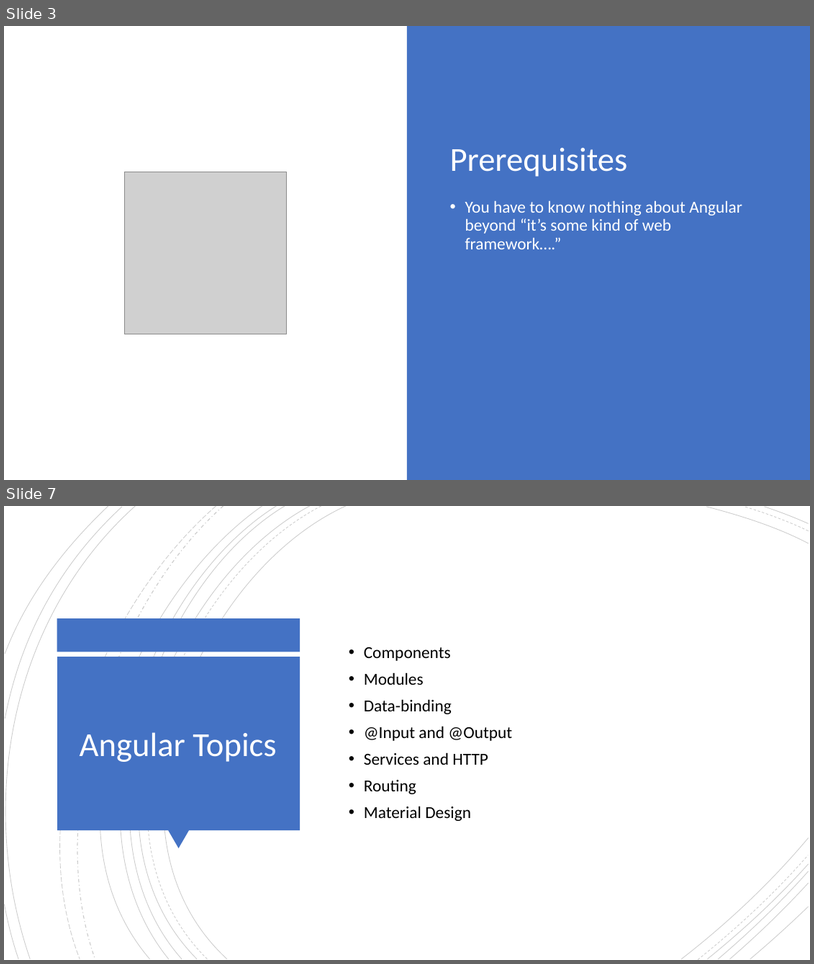
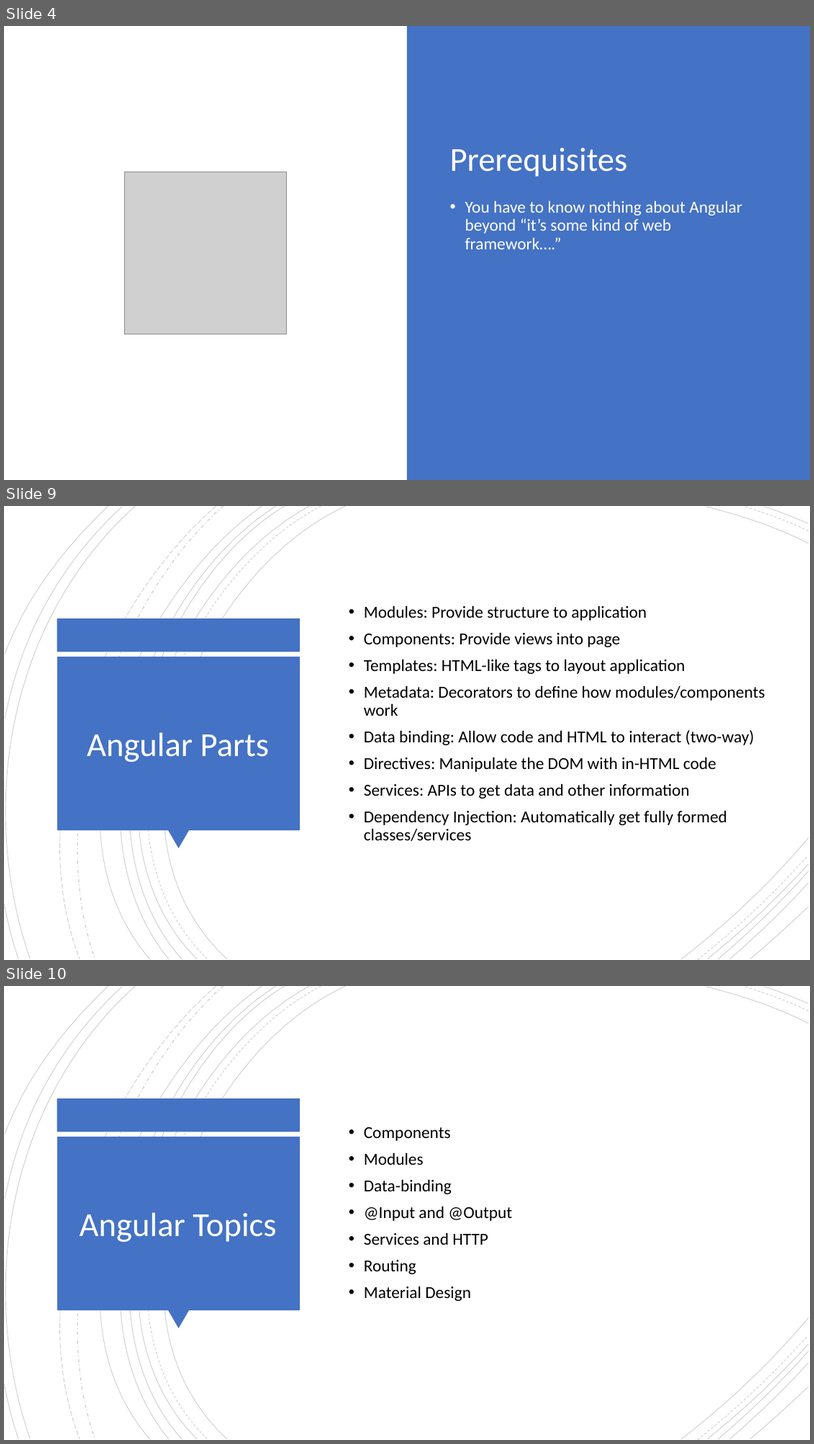
Before and after one commit to NickHodges/AngularToDo, a slide deck: slides/Angular101.pptx. Shown one above the other, each under a label of ours: slides 3 and 7 before the commit, slides 4, 9 and 10 after it; the slides between them are not shown. The pictures are 814x964 and 814x1444 pixels, drawn with LibreOffice and Linux fonts; fonts in the diff are those of the drawing; grey boxes stand for pictures. Boxes give left, top, right and bottom in pixels: in the first picture for what was removed or moved away, otherwise in the second. Text is boxed around its words. In the diff, an @@ line names an element or a change of style, - is before the commit and + after.

```diff
--- a/slides/Angular101.pptx
+++ b/slides/Angular101.pptx
@@ slide 9 added at [4,506,810,960], background #FFFFFF @@
@@ group added at [4,506,809,960]: 21 freeform shapes @@
@@ text added at [364,605,765,841], 20 pt, text #000000 @@
+• Modules: Provide structure to application
+• Components: Provide views into page
+• Templates: HTML-like tags to layout application
+• Metadata: Decorators to define how modules/components work
+• Data binding: Allow code and HTML to interact (two-way)
+• Directives: Manipulate the DOM with in-HTML code
+• Services: APIs to get data and other information
+• Dependency Injection: Automatically get fully formed classes/services
@@ rectangle added at [57,618,301,651], fill #4472C4 @@
@@ rectangle added at [57,656,300,830], fill #4472C4 @@
@@ title added at [87,732,269,762], 40 pt, text #FFFFFF @@
+Angular Parts
@@ triangle added at [168,830,189,849], fill #4472C4 @@
@@ what was slide 3 is now slide 4 @@
@@ what was slide 7 is now slide 10 @@
```
Also in this commit, not shown: 8 slides changed, 2 other slides added.
